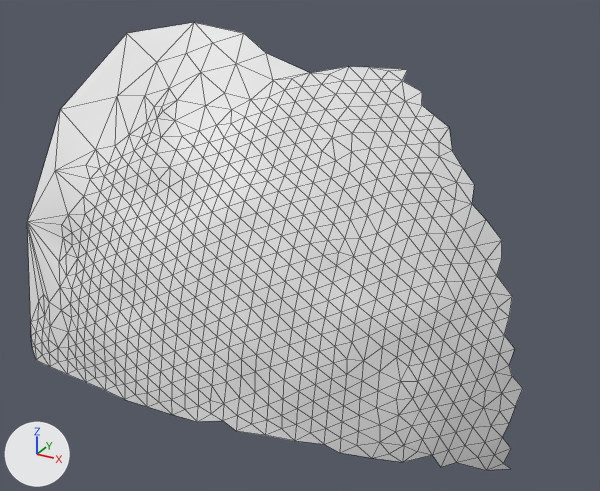
The OBJ model res/final/onecam_fullvolume/07/cleanedup/FullVolium.000229.obj, before and after one commit.
The view is the same before and after, from a camera (50 mm lens) standing at (-94.6, -888.1, 252.3) and looking at (-162.1, -765.4, 190.9). The axes (+X, +Y, +Z) are drawn at lower left. The lights are the same throughout. Mesh edges are drawn as thin lines. Where no turn or scale is listed for an object, it has been applied to the vertices.

Script lines for the objects in view, before the commit:
```python
me_fullvolium_000229 = bpy.data.meshes.new('FullVolium.000229')
me_fullvolium_000229.from_pydata(...)  # 668 vertices, 1275 faces; spans x -215.1..-120.6, y -791.4..-745.0, z 152.2..227.5
# before: 581 (-202.0, -773.4, 205.4) at pixel (95, 149), 654 (-196.2, -760.4, 220.2) at pixel (156, 62), 657 (-190.8, -755.1, 227.5) at pixel (194, 22), 663 (-214.9, -780.7, 190.8) at pixel (27, 221), 664 (-209.8, -776.7, 201.0) at pixel (55, 170)
# before: 665 (-206.5, -756.4, 224.3) at pixel (126, 33), 666 (-215.1, -768.1, 210.5) at pixel (60, 109), 667 (-202.8, -765.0, 213.8) at pixel (117, 96)
ob_fullvolium_000229 = bpy.data.objects.new('FullVolium.000229', me_fullvolium_000229)
ob_fullvolium_000229.location = (0.0, 0.0, 0.0)
```
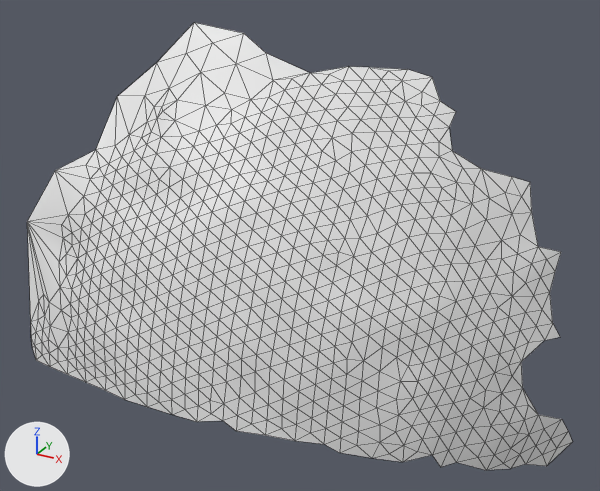
Boxes [x1, y1, x2, y2] around the edits, measured in the pictures (600 x 491 px):
'FullVolium.000229', reshaped (10% wider)
    before: [27, 23, 523, 470]
    after: [27, 23, 573, 470]
part 1 of me_fullvolium_000229, added
    after: [403, 70, 573, 468]
part 2 of me_fullvolium_000229, deleted
    before: [28, 23, 193, 219]

The edits, one by one:
me_fullvolium_000229 is used by ob_fullvolium_000229; location (0.0, 0.0, 0.0).
Verts and faces of me_fullvolium_000229; kept vertices keep their numbers, new ones are numbered from 668.
me_fullvolium_000229 had 668 vertices, 1275 faces and spanned x -215.1..-120.6, y -791.4..-745.0, z 152.2..227.5.
me_fullvolium_000229 now has 714 vertices, 1366 faces and spans x -214.9..-112.2, y -791.4..-743.5, z 149.3..227.5.
Part 1, on me_fullvolium_000229:
48 vertices are added at x -146.2..-112.2, y -759.5..-743.5, z 149.3..219.6.
97 new faces join them.
Part 2, on me_fullvolium_000229:
Vertices deleted: 665, 666 (with the faces that use them).
